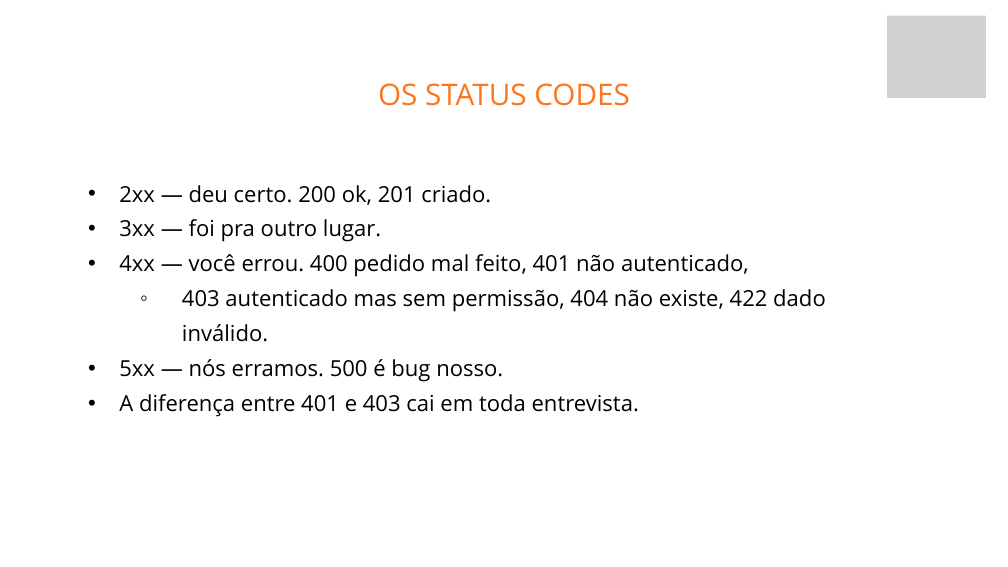
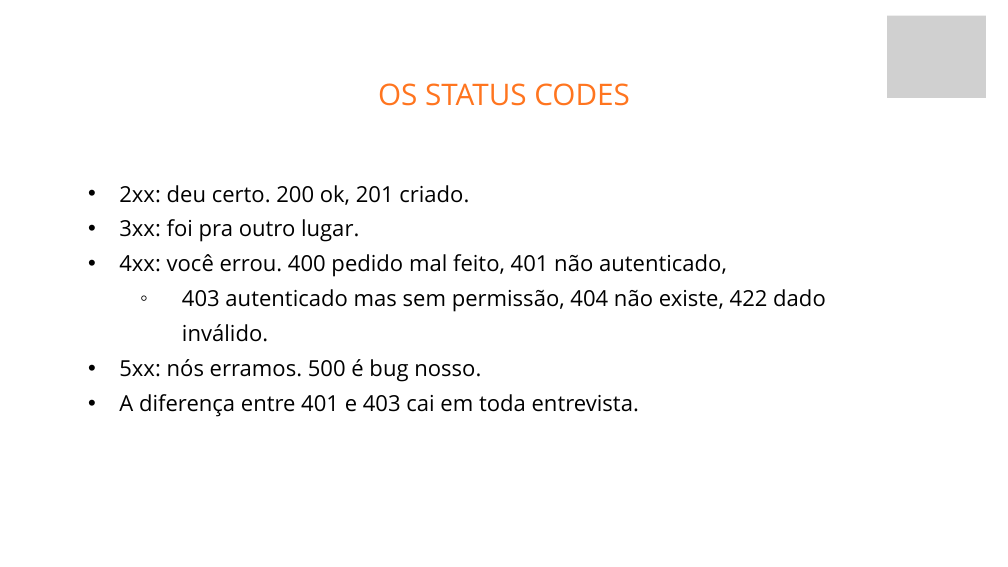
Before and after one commit to fabriciosiqueira08/capacitacao-gabarito, a slide deck: slide 25 of slides/build/aula-01-fundamentos-de-back-end.pptx. Drawn at 1008x567 pixels with LibreOffice and Linux fonts; fonts in the diff are those of the drawing; grey boxes stand for pictures; background and template pictures are left out. Boxes give left, top, right and bottom in pixels: in the first picture for what was removed or moved away, otherwise in the second. Text is boxed around its words. In the diff, an @@ line names an element or a change of style, - is before the commit and + after.

```diff
--- a/slides/build/aula-01-fundamentos-de-back-end.pptx
+++ b/slides/build/aula-01-fundamentos-de-back-end.pptx
@@ text at box(119, 185, 727, 277): text changed @@
-  • 2xx — deu certo. 200 ok, 201 criado.
-  • 3xx — foi pra outro lugar.
-  • 4xx — você errou. 400 pedido mal feito, 401 não autenticado,
+  • 2xx: deu certo. 200 ok, 201 criado.
+  • 3xx: foi pra outro lugar.
+  • 4xx: você errou. 400 pedido mal feito, 401 não autenticado,
@@ text at box(119, 359, 481, 382): text changed @@
-  • 5xx — nós erramos. 500 é bug nosso.
+  • 5xx: nós erramos. 500 é bug nosso.
```
Also in this commit, not shown: 17 other slides changed, 7 other files.
